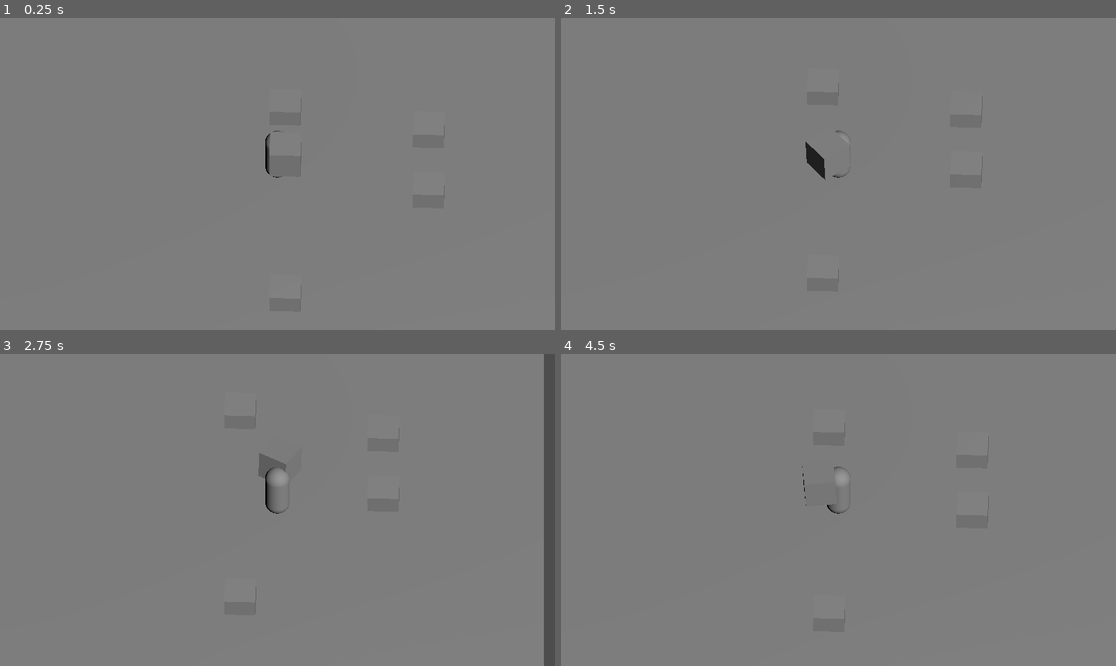
Above: before the commit, frames 1-4 (two rows, left to right).
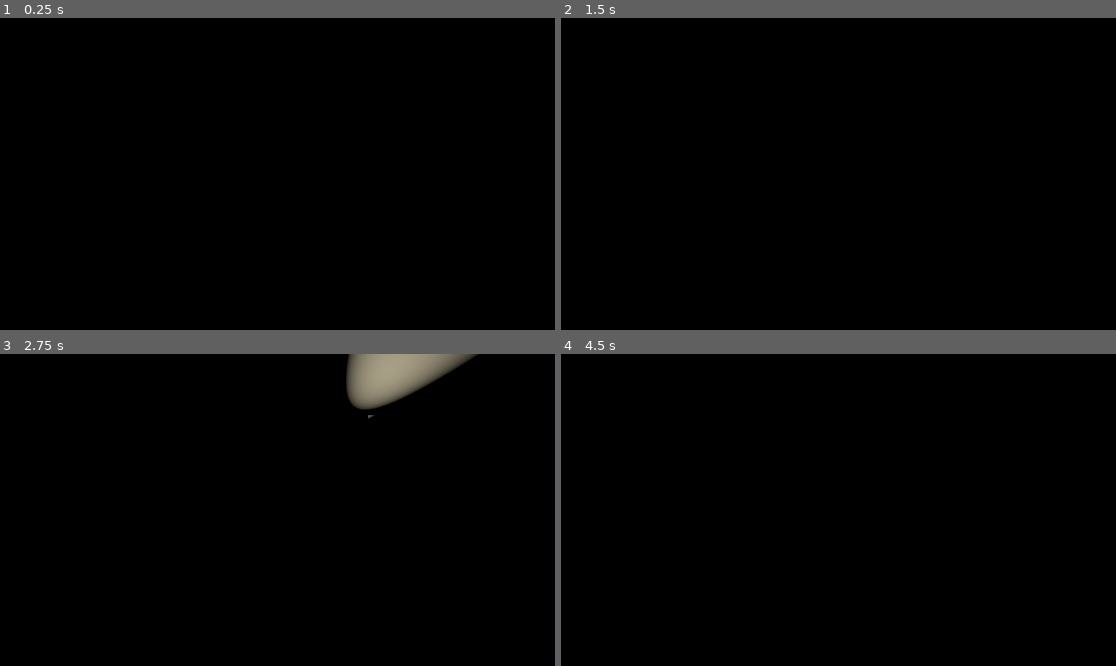
Above: after the commit, the same moments.

Repository: fabvarisco/easter-egg-horror-game-jam
Game: Godot game, scene res://scenes/main.tscn
Two runs of this game, one before a commit and one after it. Both use one fixed random seed, a clock stepped at 60 frames per second and the inputs below.
Inputs (mouse positions are in pixels of both pictures, inside the frame that each line leads up to):
- Up to frame 1 (0.25 s): no input
- Up to frame 2 (1.5 s): move the mouse to (960, 158) at 0.52 s; hold D (move_right) 0.53-1.28 s; hold E (toggle_flashlight, bound only after the commit) 0.53-1.28 s; move the mouse to (727, 189) at 1.27 s; hold S (move_backward) from 1.28 s (still down); tap E (toggle_flashlight, bound only after the commit) at 1.35 s
- Up to frame 3 (2.75 s): tap Enter at 2 s; move the mouse to (333, 441) at 2.02 s; release S (move_backward) at 2.03 s; hold D (move_right) from 2.03 s (still down); hold E (toggle_flashlight, bound only after the commit) from 2.03 s (still down)
- Up to frame 4 (4.5 s): move the mouse to (810, 572) at 2.77 s; release D (move_right) at 2.78 s; release E (toggle_flashlight, bound only after the commit) at 2.78 s; hold W (move_forward) 2.78-3.53 s; tap E (toggle_flashlight, bound only after the commit) at 2.85, 4.35 s; move the mouse to (1005, 556) at 3.52 s; hold E (toggle_flashlight, bound only after the commit) 3.53-4.28 s; hold A (move_left) from 3.53 s (still down); move the mouse to (672, 463) at 4.27 s

The runs differ from the first frame. In frame 1, 100% of the frame differs, in the area x 0-100%, y 0-100%; in frame 2, 100%; in frame 3, 99%; in frame 4, 100%.

Commit message:
wip player eyes

Diff:
--- a/project.godot
+++ b/project.godot
@@ -41,8 +41,12 @@
 "events": [Object(InputEventKey,"resource_local_to_scene":false,"resource_name":"","device":-1,"window_id":0,"alt_press …(192 unchanged characters)…
 ]
 }
+toggle_flashlight={
+"deadzone": 0.5,
+"events": [Object(InputEventKey,"resource_local_to_scene":false,"resource_name":"","device":-1,"window_id":0,"alt_pressed":false,"shift_pressed":false,"ctrl_pressed":false,"meta_pressed":false,"pressed":false,"keycode":0,"physical_keycode":69,"key_label":0,"unicode":101,"location":0,"echo":false,"script":null)
+]
+}
 
 [rendering]
 
-renderer/rendering_method="gl_compatibility"
 renderer/rendering_method.mobile="gl_compatibility"
--- a/scenes/main.tscn
+++ b/scenes/main.tscn
@@ -10,6 +10,21 @@
 size = Vector3(20, 1, 20)
 
 [sub_resource type="BoxMesh" id="BoxMesh_0wfyh"]
+
+[sub_resource type="Environment" id="Environment_0wfyh"]
+background_mode = 1
+background_color = Color(0.01, 0.01, 0.015, 1)
+ambient_light_source = 2
+ambient_light_color = Color(0.02, 0.02, 0.03, 1)
+ambient_light_energy = 0.05
+fog_enabled = true
+fog_light_color = Color(0.01, 0.01, 0.015, 1)
+fog_density = 0.08
+volumetric_fog_enabled = true
+volumetric_fog_density = 0.04
+volumetric_fog_albedo = Color(0.02, 0.02, 0.03, 1)
+volumetric_fog_emission_energy = 0.0
+volumetric_fog_length = 20.0
 
 [node name="Main" type="Node3D"]
 
@@ -45,9 +60,9 @@
 [node name="Player" parent="." instance=ExtResource("1_player")]
 transform = Transform3D(1, 0, 0, 0, 1, 0, 0, 0, 1, 0, 1, 0)
 
-[node name="MeshInstance3D2" type="MeshInstance3D" parent="Player"]
-transform = Transform3D(0.9992888, 0, -0.037707623, -0.0021160669, 0.9984242, -0.056077834, 0.0376482, 0.056117747, 0.9977141, 0.25379753, 1.5263276, 0.6398382)
-mesh = SubResource("BoxMesh_0wfyh")
+[node name="FogVolume" type="FogVolume" parent="Player"]
+transform = Transform3D(1, 0, 0, 0, 1, 0, 0, 0, 1, -0.051277876, 1.1514935, 0.04046631)
+size = Vector3(3.614746, 2, 4.19812)
 
 [node name="Players" type="Node3D" parent="."]
 
@@ -56,3 +71,9 @@
 
 [node name="DirectionalLight3D" type="DirectionalLight3D" parent="."]
 transform = Transform3D(0.866025, -0.353553, 0.353553, 0, 0.707107, 0.707107, -0.5, -0.612372, 0.612372, 0, 10, 0)
+light_color = Color(0.1, 0.1, 0.15, 1)
+light_energy = 0.05
+shadow_enabled = true
+
+[node name="WorldEnvironment" type="WorldEnvironment" parent="."]
+environment = SubResource("Environment_0wfyh")
--- a/scenes/player.tscn
+++ b/scenes/player.tscn
@@ -25,3 +25,24 @@
 transform = Transform3D(1, 0, 0, 0, 0.707107, 0.707107, 0, -0.707107, 0.707107, 0, 10, 10)
 projection = 1
 size = 10.0
+
+[node name="VisionLight" type="SpotLight3D" parent="."]
+transform = Transform3D(1, 0, 0, 0, -0.9965457, -0.08304703, 0, 0.08304704, -0.9965457, 0, 1.5, 1.4159772)
+light_color = Color(0.2, 0.22, 0.3, 1)
+light_energy = 1.5
+spot_range = 9.3357725
+spot_attenuation = 0.8
+spot_angle = 22.846352
+spot_angle_attenuation = 0.9
+
+[node name="SpotLight3D" type="SpotLight3D" parent="."]
+transform = Transform3D(1, 0, 0, 0, -0.999717, 0.023791468, 0, -0.023791466, -0.999717, 0, 1.5, 0.55676794)
+visible = false
+light_color = Color(1, 0.95, 0.8, 1)
+light_energy = 20.0
+light_volumetric_fog_energy = 5.54
+shadow_enabled = true
+spot_range = 12.856
+spot_attenuation = -0.5
+spot_angle = 16.33
+spot_angle_attenuation = 0.7386866
--- a/scripts/player.gd
+++ b/scripts/player.gd
@@ -5,6 +5,8 @@
 #const SYNC_INTERVAL = 0.05  # 20 updates per second
 
 @onready var camera: Camera3D = $Camera3D
+@onready var flashlight: SpotLight3D = $SpotLight3D
+@onready var vision_light: SpotLight3D = $VisionLight
 #@onready var multiplayer_manager: Node = get_node("/root/MultiplayerManager")
 
 #var _peer_id: int = 0
@@ -13,6 +15,7 @@
 
 var _target_rotation: float = 0.0
 var _camera_offset: Vector3
+var _flashlight_on: bool = false
 
 func _ready() -> void:
 	# TODO: Multiplayer - descomentar quando implementar
@@ -28,6 +31,17 @@
 	# Salva offset inicial da câmera e remove ela como filha
 	_camera_offset = camera.position
 	camera.top_level = true  # Câmera não herda transform do pai
+
+	# Começa com visão base ligada, lanterna desligada
+	flashlight.visible = false
+	vision_light.visible = true
+	_flashlight_on = false
+
+func _input(event: InputEvent) -> void:
+	if event.is_action_pressed("toggle_flashlight"):
+		_flashlight_on = not _flashlight_on
+		flashlight.visible = _flashlight_on
+		vision_light.visible = not _flashlight_on
 
 func _physics_process(delta: float) -> void:
 	# TODO: Multiplayer - descomentar quando implementar
Not shown: 1 places in scenes/main.tscn that only renumber resources
